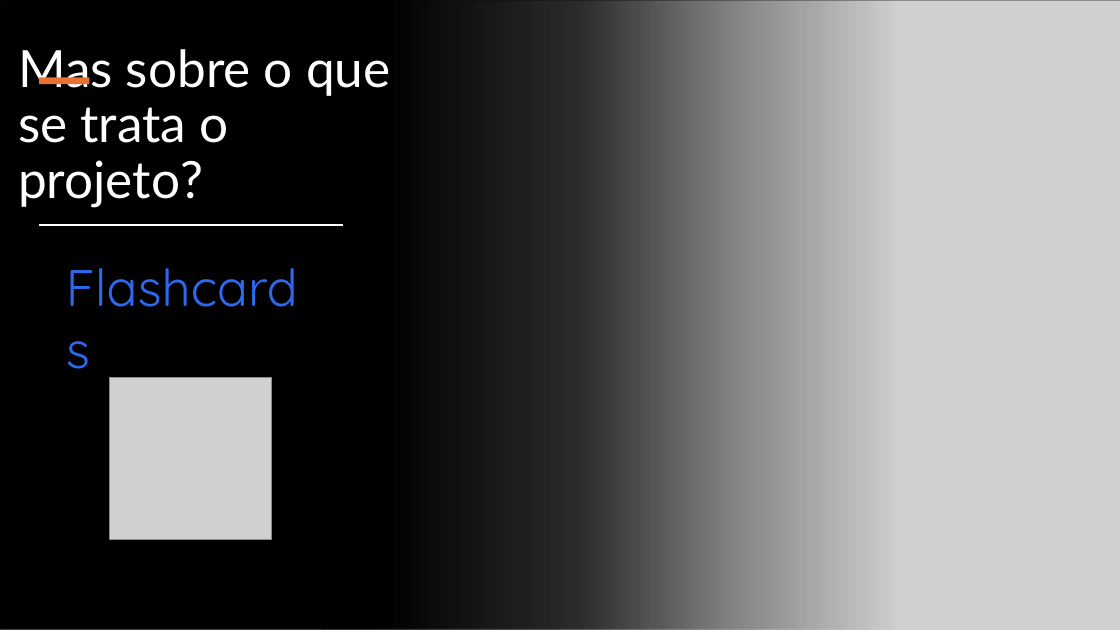
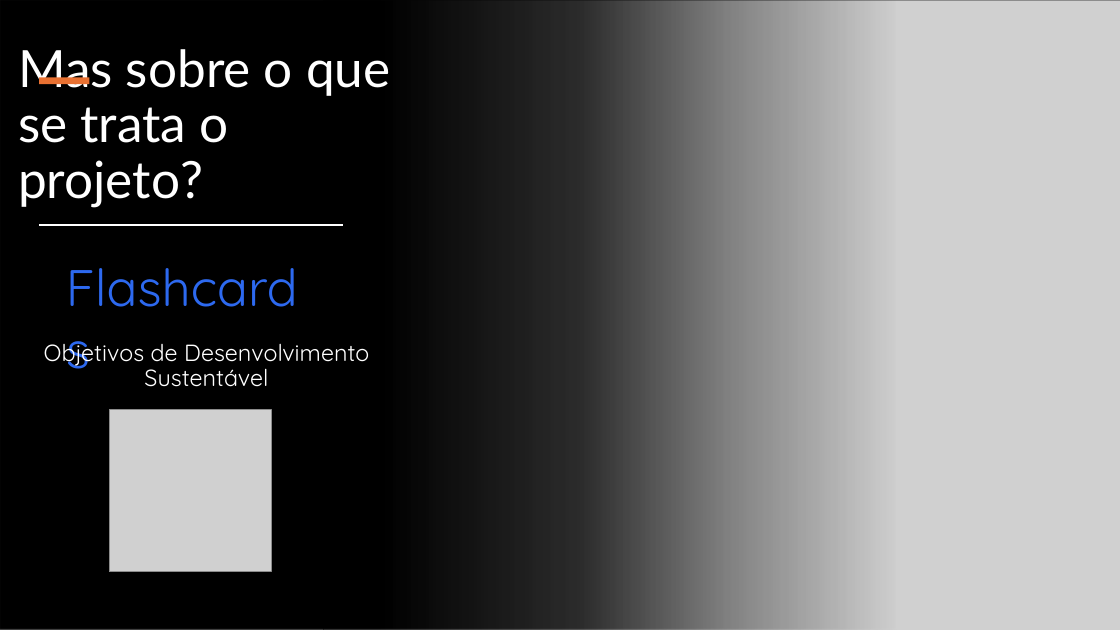
Before and after one commit to VitorAlmeida01/FlashApp, a slide deck: slide 3 of Projeto Individual/Documentação/Apresentação FlashApp.pptx. Drawn at 1120x630 pixels with LibreOffice and Linux fonts; fonts in the diff are those of the drawing; grey boxes stand for pictures. Boxes give left, top, right and bottom in pixels: in the first picture for what was removed or moved away, otherwise in the second. Text is boxed around its words. In the diff, an @@ line names an element or a change of style, - is before the commit and + after.

```diff
--- a/Projeto Individual/Documentação/Apresentação FlashApp.pptx
+++ b/Projeto Individual/Documentação/Apresentação FlashApp.pptx
@@ text added at (44,341,369,387), 20 pt, text #FFFFFF @@
+Objetivos de Desenvolvimento Sustentável
@@ picture: place and size @@
-picture at (110,377,272,539)
+picture at (109,410,271,572)
```
Also in this commit, not shown: 1 slide added, 2 other files.
